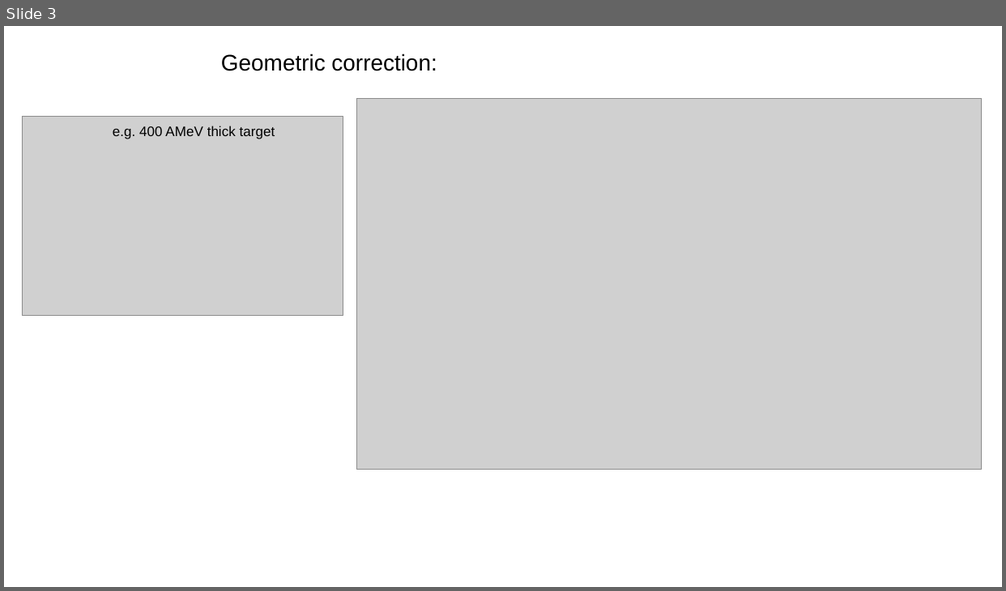
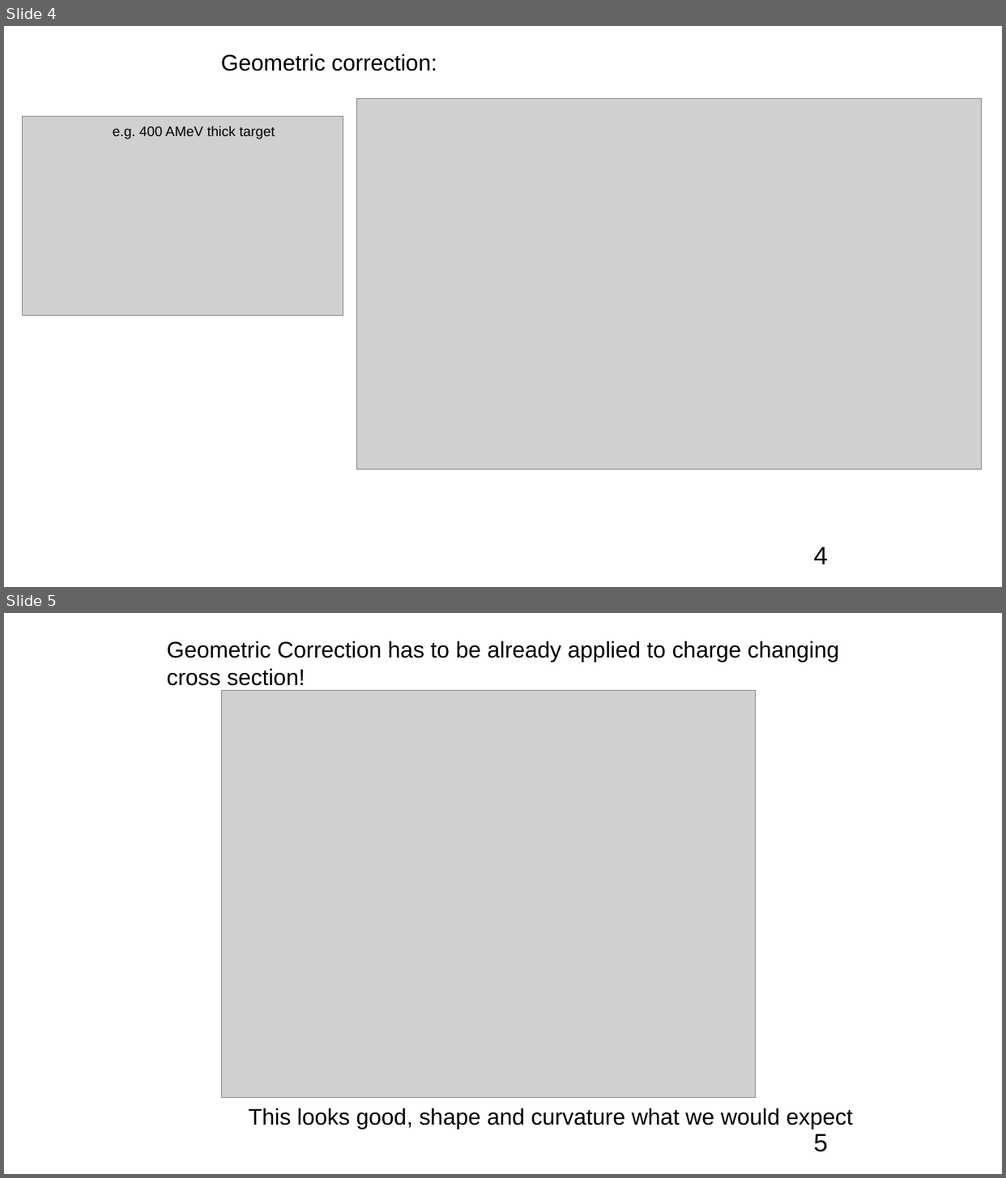
Before and after one commit to jenegger/r3bweek24_gsi, a slide deck: cross_sec_numbers.odp. Shown one above the other, each under a label of ours: slide 3 before the commit, slides 4 and 5 after it. The pictures are 1006x591 and 1006x1178 pixels, drawn with LibreOffice and Linux fonts; fonts in the diff are those of the drawing; grey boxes stand for pictures. Boxes give left, top, right and bottom in pixels: in the first picture for what was removed or moved away, otherwise in the second. Text is boxed around its words. In the diff, an @@ line names an element or a change of style, - is before the commit and + after.

```diff
--- a/cross_sec_numbers.odp
+++ b/cross_sec_numbers.odp
@@ slide 5 added at <box>4,613,1002,1174</box>, background #FFFFFF; not listed: 1 template element that a slide beside it also shows @@
@@ text added at <box>167,641,839,686</box>, 18 pt, text #000000 @@
+Geometric Correction has to be already applied to charge changing cross section!
@@ picture added at <box>221,691,756,1098</box> @@
@@ text added at <box>249,1108,853,1129</box>, 18 pt, text #000000 @@
+This looks good, shape and curvature what we would expect
@@ what was slide 3 is now slide 4 @@
@@ slide 4 changed as well @@
@@ page number added at <box>814,547,828,565</box>, 20 pt, text #000000 @@
+4
```
Also in this commit, not shown: 1 other slide changed, 3 other slides added, 1 slide removed, 10 other files.
